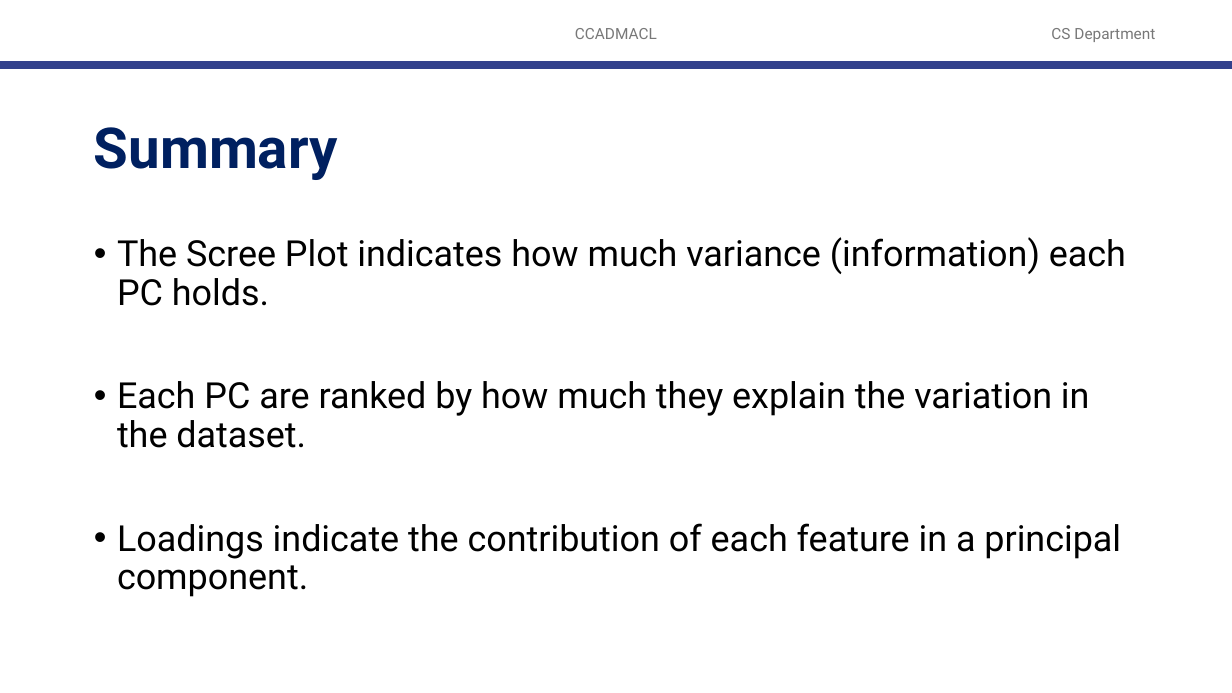
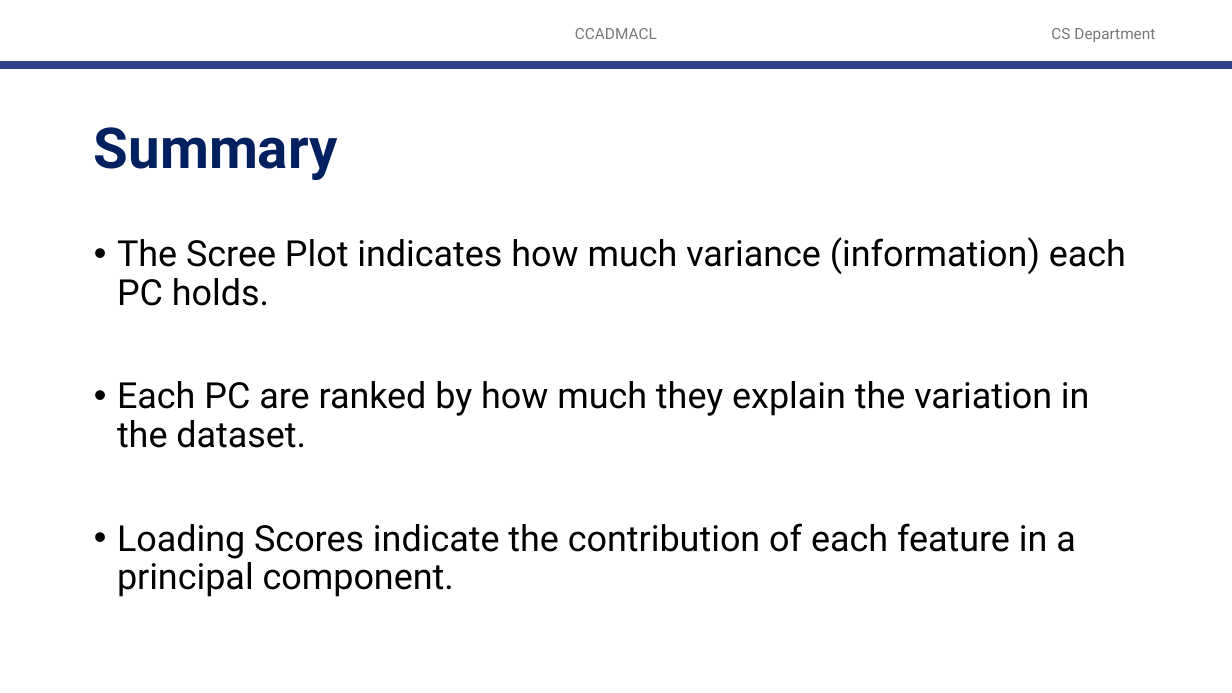
Before and after one commit to robitussin/CCADMACL, a slide deck: slide 46 of 7 - Principal Component Analysis/Introduction to Principal Component Analysis.pptx. Drawn at 1232x693 pixels with LibreOffice and Linux fonts; fonts in the diff are those of the drawing; background and template pictures are left out. Boxes give left, top, right and bottom in pixels: in the first picture for what was removed or moved away, otherwise in the second. Text is boxed around its words. In the diff, an @@ line names an element or a change of style, - is before the commit and + after.

```diff
--- a/7 - Principal Component Analysis/Introduction to Principal Component Analysis.pptx
+++ b/7 - Principal Component Analysis/Introduction to Principal Component Analysis.pptx
@@ text at (117,523,1076,597): text changed @@
-• Loadings indicate the contribution of each feature in a principal component.
+• Loading Scores indicate the contribution of each feature in a principal component.
```
Also in this commit, not shown: 16 other slides changed.
